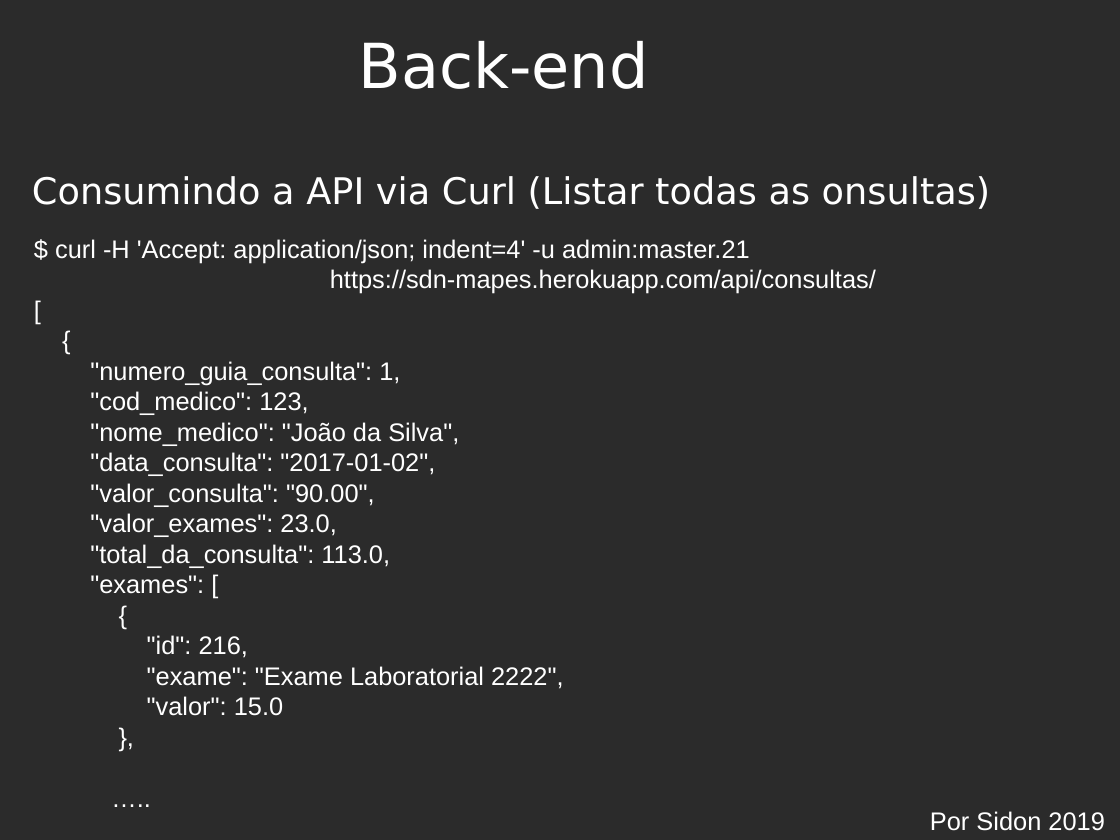
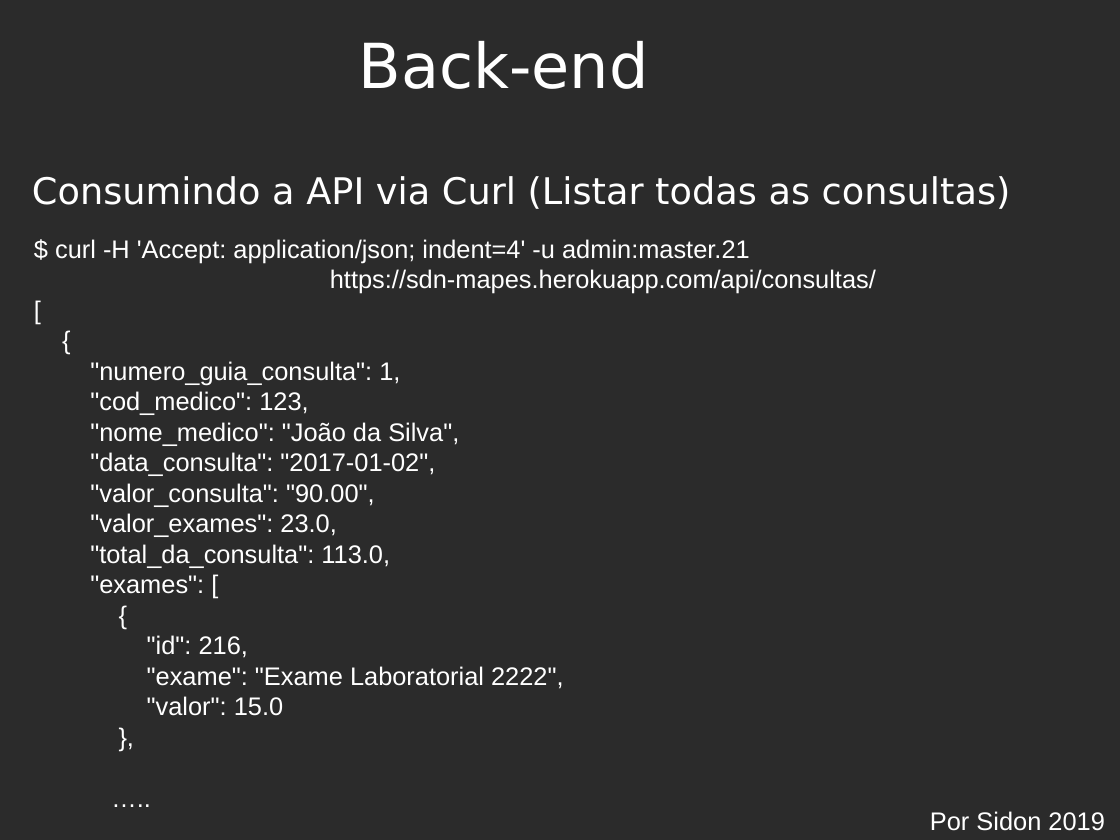
Before and after one commit to Sidon/desafio-mapes, a slide deck: slide 11 of doc/apresentacao_mapes.odp. Drawn at 1120x840 pixels with LibreOffice and Linux fonts; fonts in the diff are those of the drawing; background and template pictures are left out; a plain dark background stands for a picture behind light text. Boxes give left, top, right and bottom in pixels: in the first picture for what was removed or moved away, otherwise in the second. Text is boxed around its words. In the diff, an @@ line names an element or a change of style, - is before the commit and + after.

```diff
--- a/doc/apresentacao_mapes.odp
+++ b/doc/apresentacao_mapes.odp
@@ title at (32, 176, 1011, 209): text changed @@
-Consumindo a API via Curl (Listar todas as onsultas)
+Consumindo a API via Curl (Listar todas as consultas)
```
Also in this commit, not shown: 3 other slides changed, 3 slides added, 1 other file.
